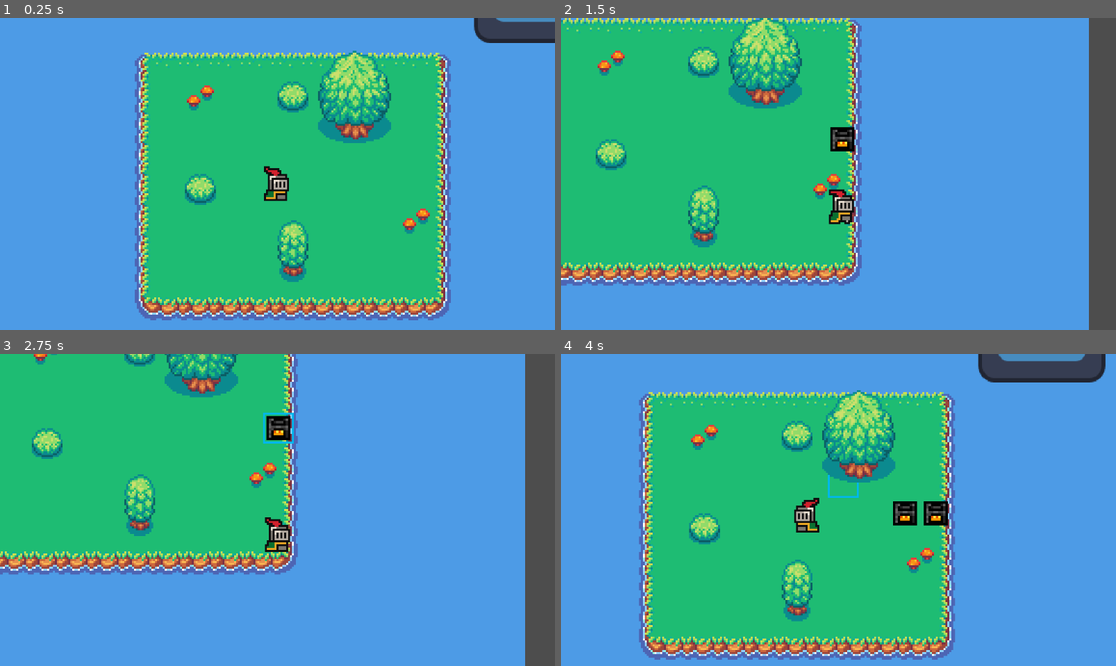
Above: before the commit, frames 1-4 (two rows, left to right).
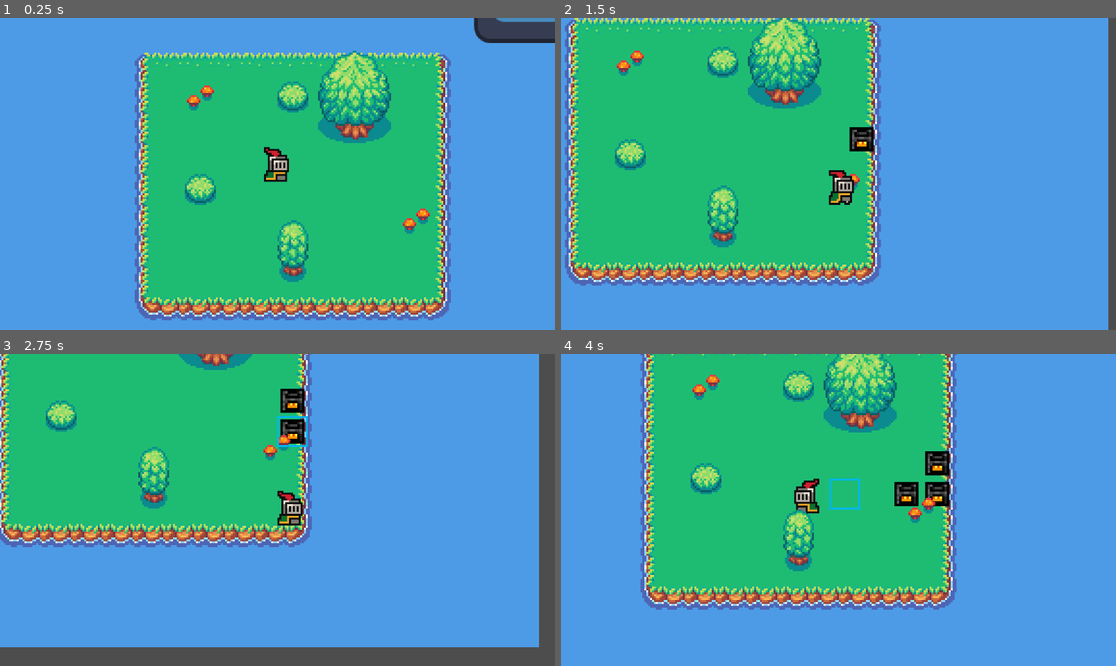
Above: after the commit, the same moments.

Repository: AlexAb123/May-Term
Game: Godot game, scene res://Scenes/Main.tscn
Two runs of this game, one before a commit and one after it. Both use one fixed random seed, a clock stepped at 60 frames per second and the inputs below. The engine's default icon, where the game draws it, is replaced by a stand-in: a white triangle on a blue panel in a dark square.
Inputs (mouse positions are in pixels of both pictures, inside the frame that each line leads up to):
- Up to frame 1 (0.25 s): no input
- Up to frame 2 (1.5 s): move the mouse to (960, 158) at 0.52 s; hold D (move_right) 0.53-1.28 s; tap X (x) at 0.6 s; click (960, 158) at 0.67 s; move the mouse to (855, 170) at 1.27 s; hold S (move_down) from 1.28 s (still down); tap Z (z) at 1.35 s; click (855, 170) at 1.42 s
- Up to frame 3 (2.75 s): move the mouse to (277, 428) at 2.02 s; release S (move_down) at 2.03 s; hold D (move_right) from 2.03 s (still down); tap X (x) at 2.1 s; click (277, 428) at 2.17 s
- Up to frame 4 (4 s): release D (move_right) at 2.78 s; hold W (move_up) 2.78-3.53 s; tap Z (z) at 2.85 s; click (838, 428) at 2.92 s; tap Enter at 3.5 s; move the mouse to (838, 497) at 3.52 s; hold A (move_left) from 3.53 s (still down); tap X (x) at 3.6 s; click (838, 497) at 3.67 s

The runs differ from the first frame. In frame 1, 0.6% of the frame differs, in the area x 47-53%, y 41-59%; in frame 2, 21%; in frame 3, 24%; in frame 4, 32%, in the area x 14-99%, y 0-98%.

Commit message:
sprite character

Diff:
--- a/Scenes/Main.tscn
+++ b/Scenes/Main.tscn
@@ -1111,6 +1111,7 @@
 sources/0 = SubResource("TileSetAtlasSource_ijkaf")
 
 [node name="Main" type="Node2D"]
+y_sort_enabled = true
 script = ExtResource("1_ix7eo")
 furnace_item = ExtResource("2_dqh3b")
 
@@ -1127,13 +1128,15 @@
 script = ExtResource("2_wulpf")
 
 [node name="TileMap" type="TileMap" parent="."]
+y_sort_enabled = true
 tile_set = SubResource("TileSet_hnlqg")
 format = 2
-layer_0/name = "1"
+layer_0/name = "ground"
 layer_0/z_index = -2
 layer_0/tile_data = PackedInt32Array(65535, 327680, 0, 0, 327680, 0, -65536, 327680, 0, -1, 327680, 0, -2, 327680, 0, - …(6985 unchanged characters)…
-layer_1/name = "2"
+layer_1/name = "cliffs"
 layer_1/z_index = -1
 layer_1/tile_data = PackedInt32Array()
-layer_2/name = "3"
+layer_2/name = "ysort"
+layer_2/y_sort_enabled = true
 layer_2/tile_data = PackedInt32Array(-196606, 458752, 0, 131072, 458752, 3, -131075, 589824, 4, -196608, 524288, 3, 65533, 524288, 3, 65540, 589824, 4)
--- a/Scenes/Player.tscn
+++ b/Scenes/Player.tscn
@@ -167,7 +167,7 @@
 
 [node name="CollisionShape2D" type="CollisionShape2D" parent="."]
 y_sort_enabled = true
-position = Vector2(1.19209e-07, 9)
+position = Vector2(2.08165e-12, -1)
 rotation = 1.58242
 shape = SubResource("CapsuleShape2D_7n2qk")
 
@@ -175,5 +175,6 @@
 sprite_frames = SubResource("SpriteFrames_ra3uj")
 animation = &"idle"
 autoplay = "idle"
+offset = Vector2(2.08165e-12, -10)
 
 [node name="SelectedItemSprite" type="Sprite2D" parent="."]
Not shown: 1 places in Resources/Items/ITEM_Furnace.tres that only renumber resources
